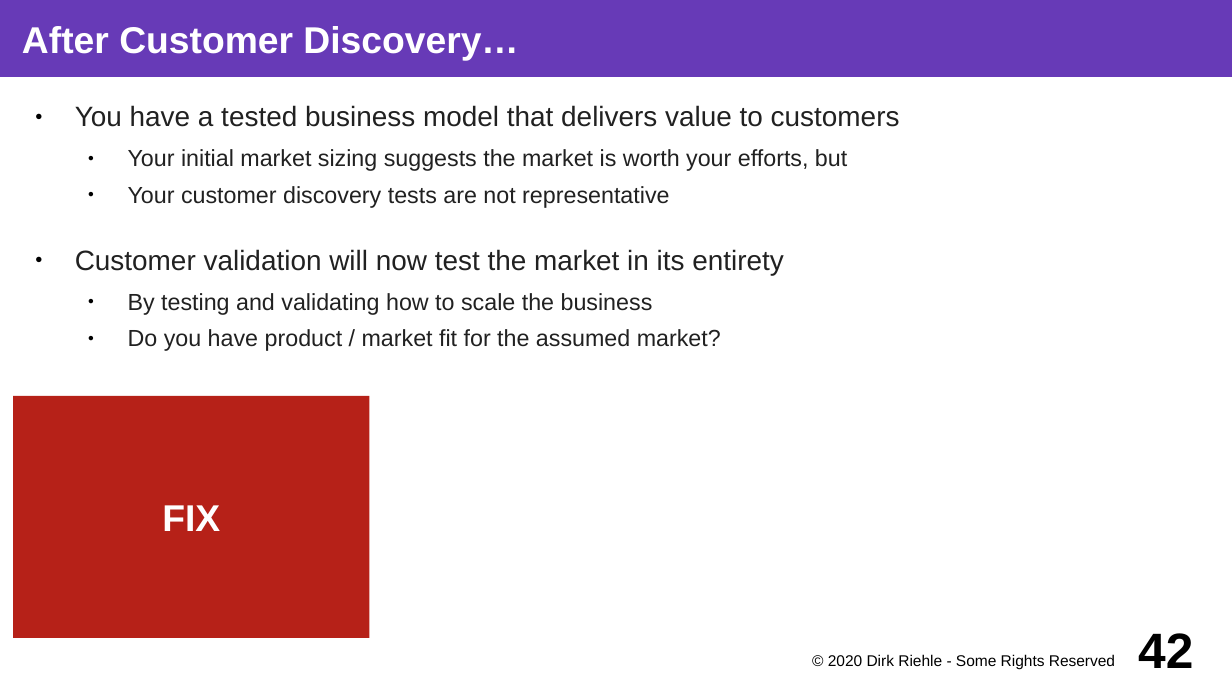
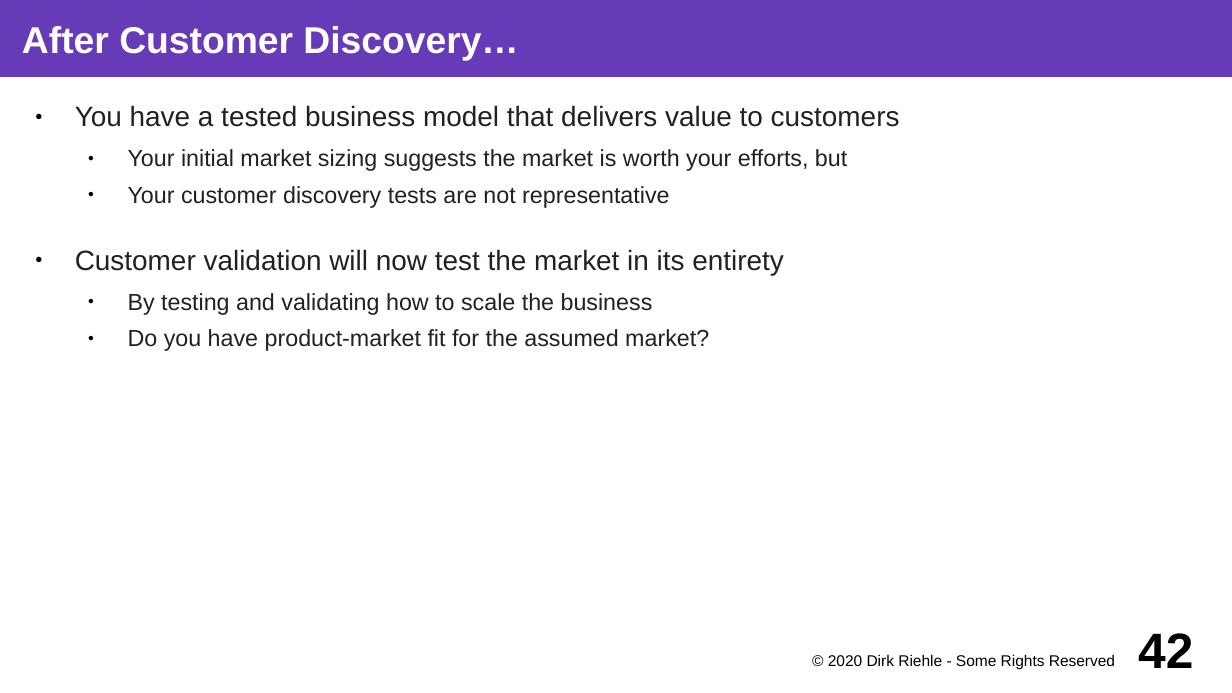
Before and after one commit to dirkriehle/coss-course, a slide deck: slide 42 of Lecture slides/COSS D01 - Software Startups.odp. Drawn at 1232x693 pixels with LibreOffice and Linux fonts; fonts in the diff are those of the drawing. Boxes give left, top, right and bottom in pixels: in the first picture for what was removed or moved away, otherwise in the second. Text is boxed around its words. In the diff, an @@ line names an element or a change of style, - is before the commit and + after.

```diff
--- a/Lecture slides/COSS D01 - Software Startups.odp
+++ b/Lecture slides/COSS D01 - Software Startups.odp
@@ text at bbox=[128, 329, 709, 351]: text changed @@
-  ● Do you have product / market fit for the assumed market?
+  ● Do you have product-market fit for the assumed market?
@@ rectangle removed at bbox=[13, 396, 370, 638] @@
-FIX
```
Also in this commit, not shown: 10 other slides changed, 26 other files.
